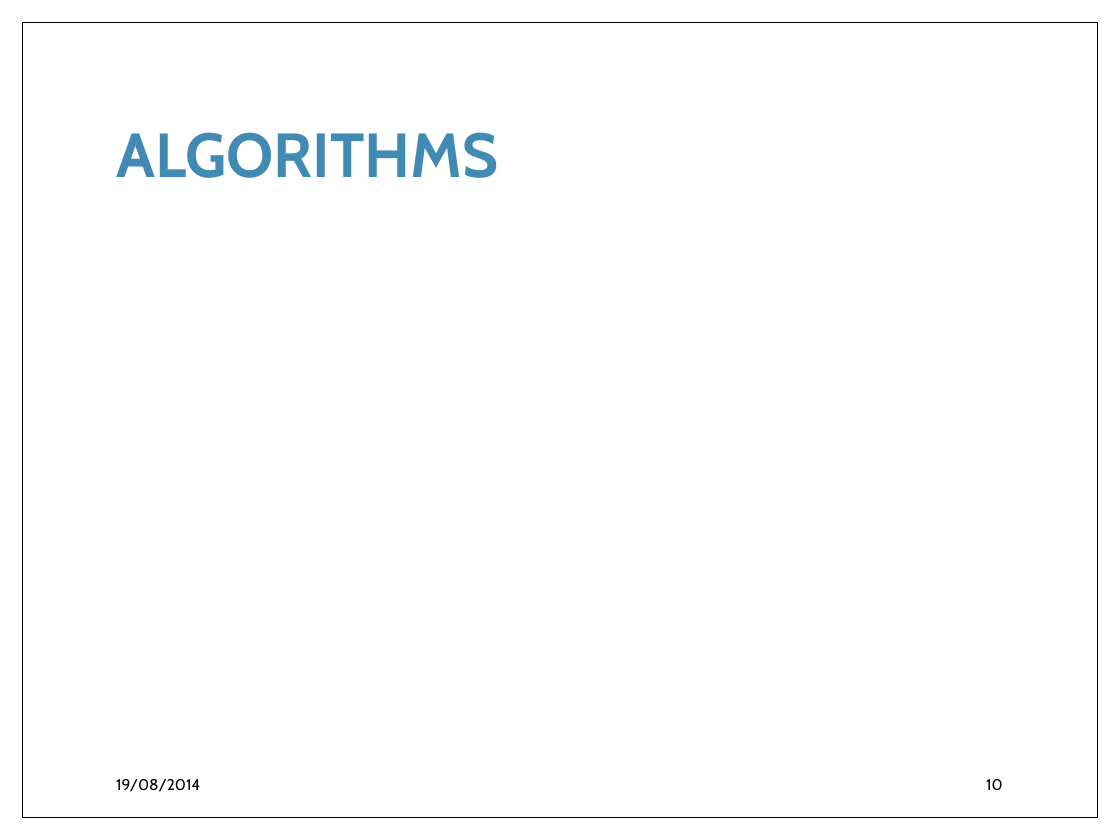
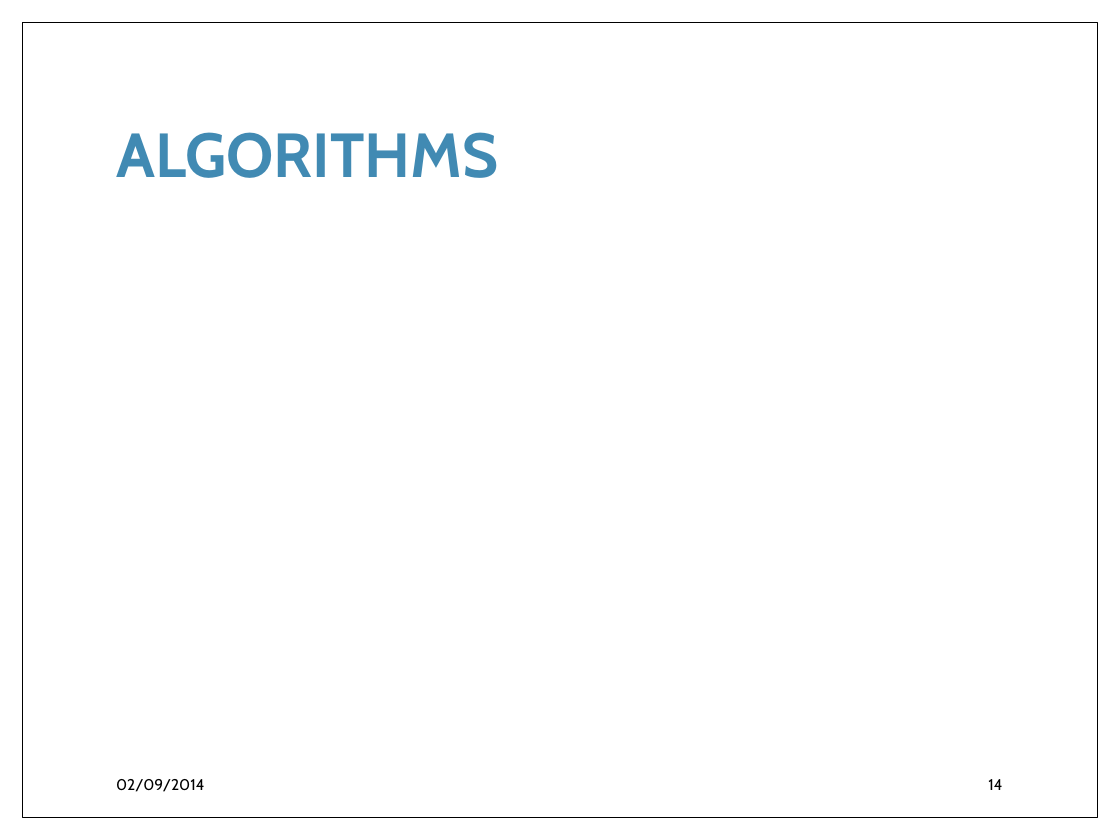
Before and after one commit to Princessgladys/hospital-finder, a slide deck: slide 14 of Hospital Finder.pptx (slide 10 before the commit). Drawn at 1120x840 pixels with LibreOffice and Linux fonts; fonts in the diff are those of the drawing; grey boxes stand for pictures; background and template pictures are left out. Boxes give left, top, right and bottom in pixels: in the first picture for what was removed or moved away, otherwise in the second. Text is boxed around its words. In the diff, an @@ line names an element or a change of style, - is before the commit and + after.

```diff
--- a/Hospital Finder.pptx
+++ b/Hospital Finder.pptx
@@ text at <box>116,779,204,792</box>: text changed @@
-19/08/2014
+02/09/2014
@@ page number at <box>988,779,1002,790</box>: text changed @@
-10
+14
```
Also in this commit, not shown: 10 other slides changed, 6 slides added.
